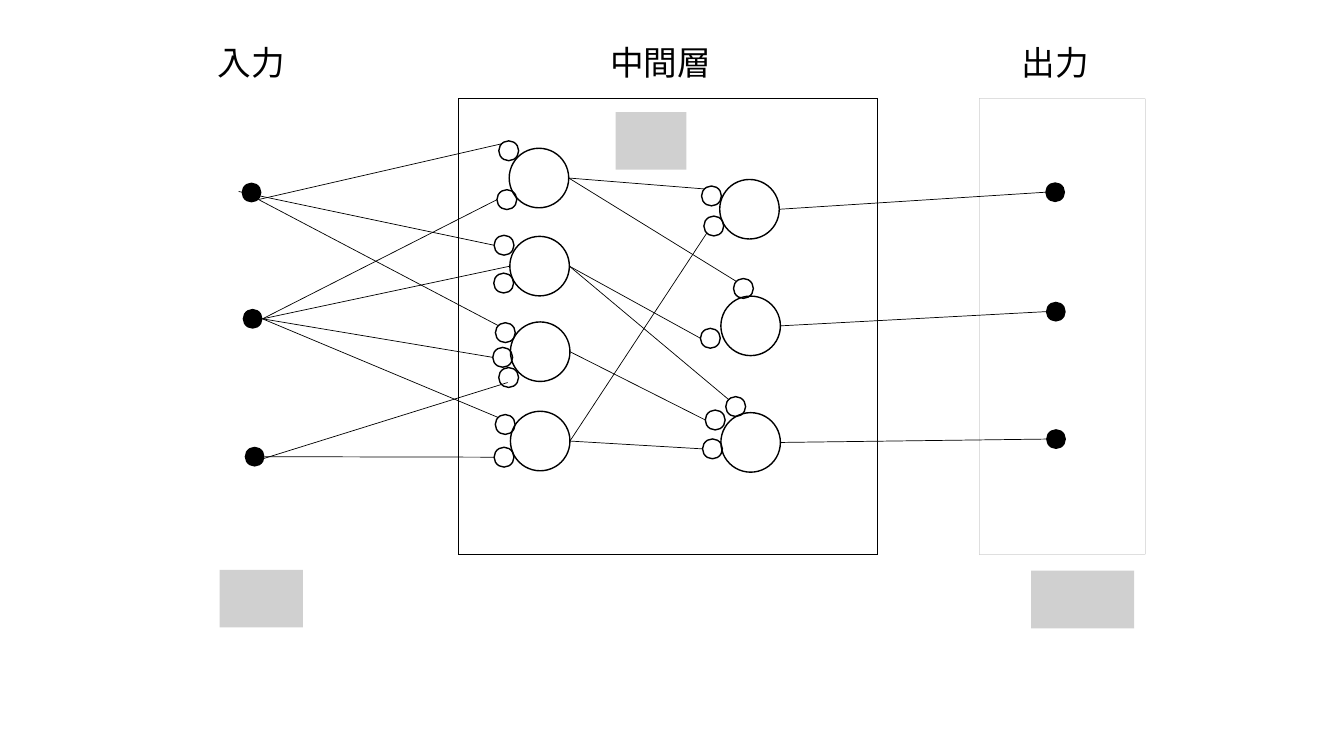
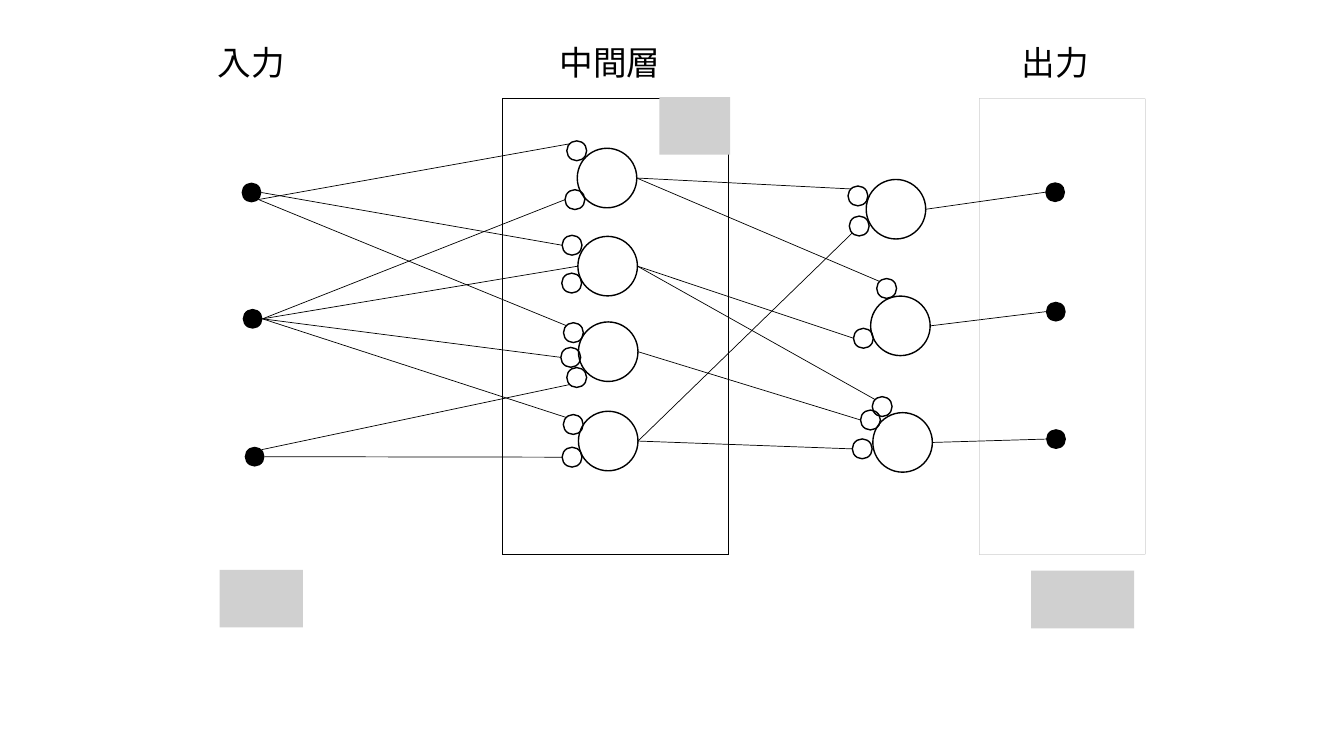
Before and after one commit to toppy-bb/77GHzSystem, a slide deck: slide 10 of chukan/図作成用.pptx. Drawn at 1344x756 pixels with LibreOffice and Linux fonts; fonts in the diff are those of the drawing; grey boxes stand for pictures. Boxes give left, top, right and bottom in pixels: in the first picture for what was removed or moved away, otherwise in the second. Text is boxed around its words. In the diff, an @@ line names an element or a change of style, - is before the commit and + after.

```diff
--- a/chukan/図作成用.pptx
+++ b/chukan/図作成用.pptx
@@ text "中間層": place and size @@
-text "中間層" at box(610, 46, 711, 78)
+text "中間層" at box(560, 46, 661, 78)
@@ frame: place and size @@
-frame at box(459, 99, 878, 555)
+frame at box(503, 99, 729, 555)
@@ frame at box(503, 99, 729, 555): fill #000000 to none @@
@@ picture: place and size @@
-picture at box(616, 112, 687, 169)
+picture at box(659, 97, 730, 154)
@@ line moved from (258, 200) - (502, 144) to (258, 200) - (570, 144) @@
@@ line moved from (569, 178) - (737, 281) to (637, 178) - (880, 281) @@
@@ line moved from (569, 178) - (705, 189) to (637, 178) - (851, 189) @@
@@ line moved from (258, 200) - (498, 326) to (258, 200) - (567, 326) @@
@@ line moved from (239, 192) - (494, 245) to (261, 193) - (563, 245) @@
@@ line moved from (262, 319) - (497, 200) to (262, 319) - (566, 200) @@
@@ line moved from (779, 210) - (1046, 193) to (926, 210) - (1046, 193) @@
@@ line moved from (570, 442) - (707, 233) to (638, 442) - (852, 233) @@
@@ line moved from (262, 319) - (510, 266) to (262, 319) - (578, 266) @@
@@ line moved from (570, 266) - (729, 399) to (637, 266) - (875, 399) @@
@@ line moved from (570, 266) - (701, 339) to (637, 266) - (854, 339) @@
@@ line moved from (262, 319) - (498, 417) to (262, 319) - (567, 417) @@
@@ line moved from (262, 319) - (493, 358) to (262, 319) - (561, 358) @@
@@ ellipse: place and size @@
-ellipse at box(701, 329, 721, 349)
+ellipse at box(854, 329, 874, 349)
@@ line moved from (780, 326) - (1047, 312) to (931, 326) - (1047, 312) @@
@@ line moved from (570, 352) - (706, 420) to (638, 352) - (861, 420) @@
@@ line moved from (254, 462) - (508, 382) to (262, 450) - (570, 385) @@
@@ 13 ellipses: place and size @@
-13 ellipses at box(493, 141, 570, 471)
+13 ellipses at box(561, 141, 638, 471)
@@ fill #FFFFFF to none in 4 elements at box(578, 237, 637, 296), box(578, 148, 637, 208), box(579, 322, 638, 381), box(579, 411, 638, 471) @@
@@ ellipse: place and size @@
-ellipse at box(706, 410, 726, 431)
+ellipse at box(861, 410, 881, 431)
@@ 5 ellipses: place and size @@
-5 ellipses at box(702, 179, 779, 417)
+5 ellipses at box(848, 179, 926, 417)
@@ 3 ellipses: place and size @@
-3 ellipses at box(703, 296, 780, 472)
+3 ellipses at box(853, 296, 933, 472)
@@ line moved from (570, 442) - (703, 449) to (638, 442) - (853, 449) @@
@@ line moved from (780, 443) - (1047, 440) to (933, 443) - (1047, 440) @@
@@ line moved from (264, 457) - (494, 458) to (264, 457) - (563, 458) @@
```
Also in this commit, not shown: 13 other files.
